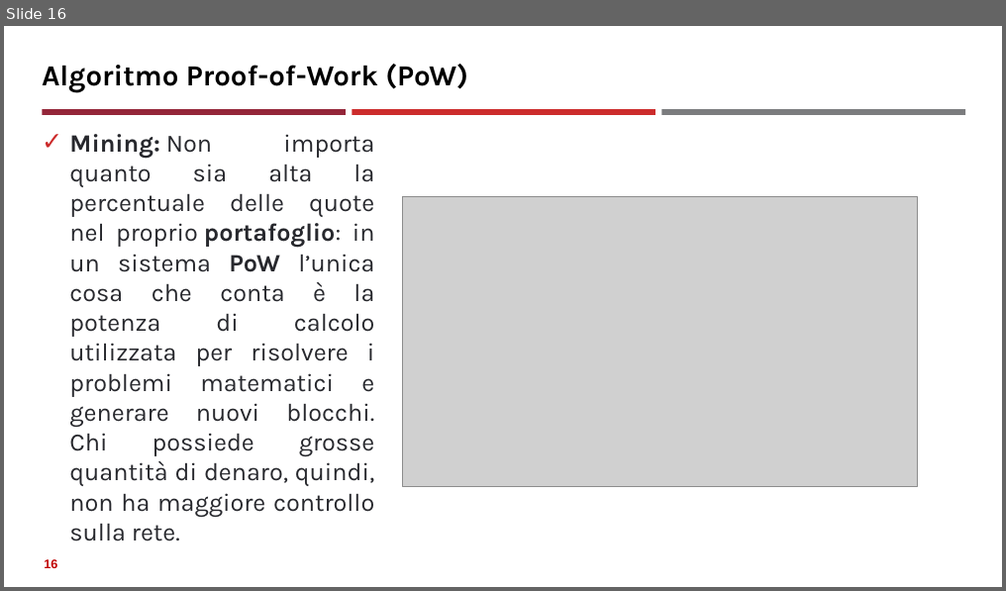
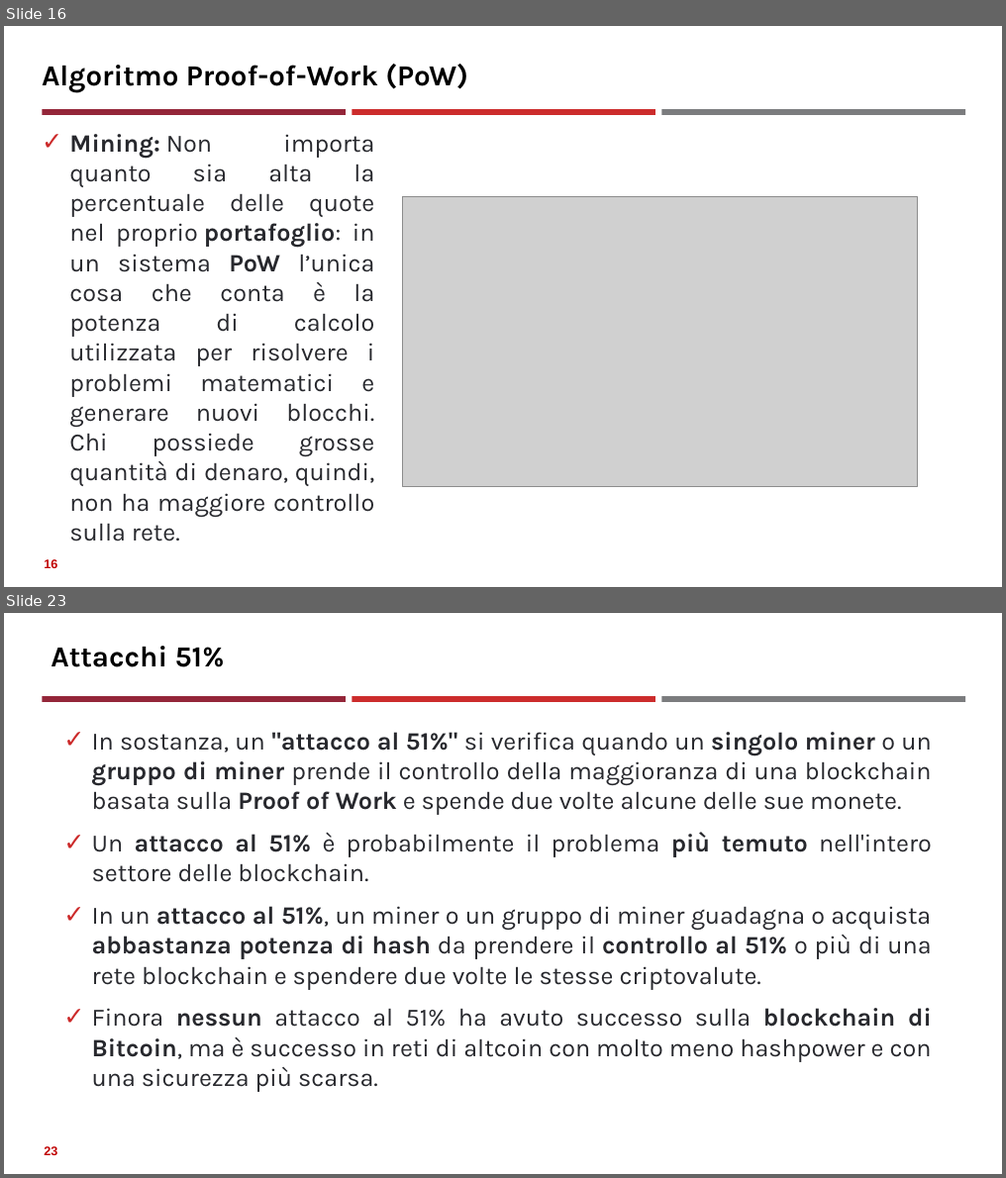
Before and after one commit to neural1977/data_science_interview_material, a slide deck: Assicurazioni/Algoritmi di consenso distribuito_ita.pptx. Shown one above the other, each under a label of ours: slide 16 before the commit, slides 16 and 23 after it; the slides between them are not shown. The pictures are 1006x591 and 1006x1178 pixels, drawn with LibreOffice and Linux fonts; fonts in the diff are those of the drawing; grey boxes stand for pictures. Boxes give left, top, right and bottom in pixels: in the first picture for what was removed or moved away, otherwise in the second. Text is boxed around its words. In the diff, an @@ line names an element or a change of style, - is before the commit and + after.

```diff
--- a/Assicurazioni/Algoritmi di consenso distribuito_ita.pptx
+++ b/Assicurazioni/Algoritmi di consenso distribuito_ita.pptx
@@ slide 23 added at <box>4,613,1002,1174</box>, background #FFFFFF; not listed: 3 template elements that a slide beside it also shows @@
@@ title added at <box>51,646,225,667</box>, 28 pt, text #000000, bold @@
+Attacchi 51%
@@ text added at <box>92,732,932,1062</box>, 24 pt, text #27282D @@
+✓ In sostanza, un "attacco al 51%" si verifica quando un singolo miner o un gruppo di miner prende il controllo della maggioranza di una blockchain basata sulla Proof of Work e spende due volte alcune delle sue monete.
+✓ Un attacco al 51% è probabilmente il problema più temuto nell'intero settore delle blockchain.
+✓ In un attacco al 51%, un miner o un gruppo di miner guadagna o acquista abbastanza potenza di hash da prendere il controllo al 51% o più di una rete blockchain e spendere due volte le stesse criptovalute.
+✓ Finora nessun attacco al 51% ha avuto successo sulla blockchain di Bitcoin, ma è successo in reti di altcoin con molto meno hashpower e con una sicurezza più scarsa.
@@ page number added at <box>44,1147,57,1156</box>, 12 pt, text #C00000, bold @@
+23
```
Also in this commit, not shown: 14 slides changed, 4 other slides added, 1 slide removed, 26 other files.
